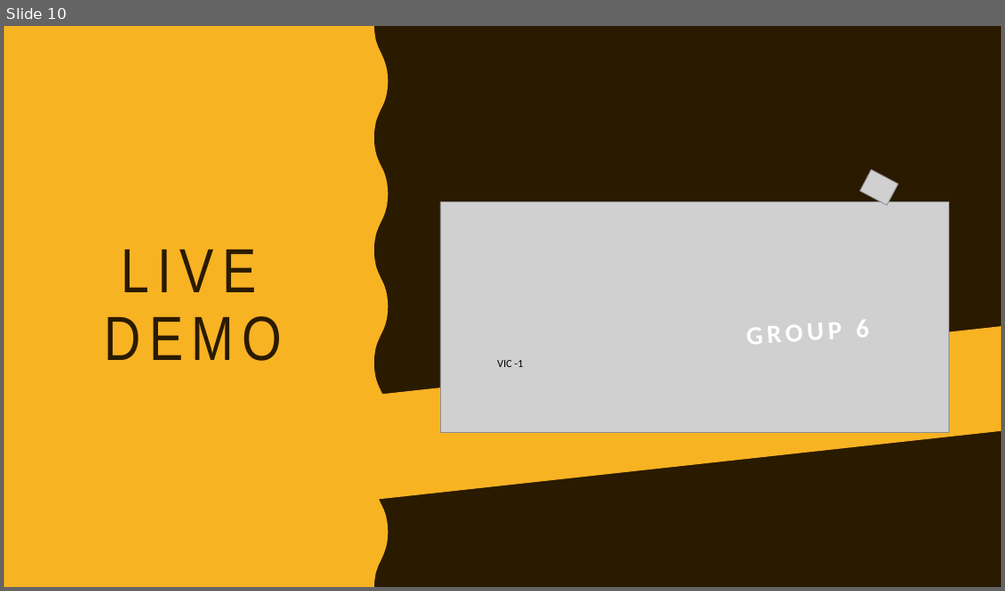
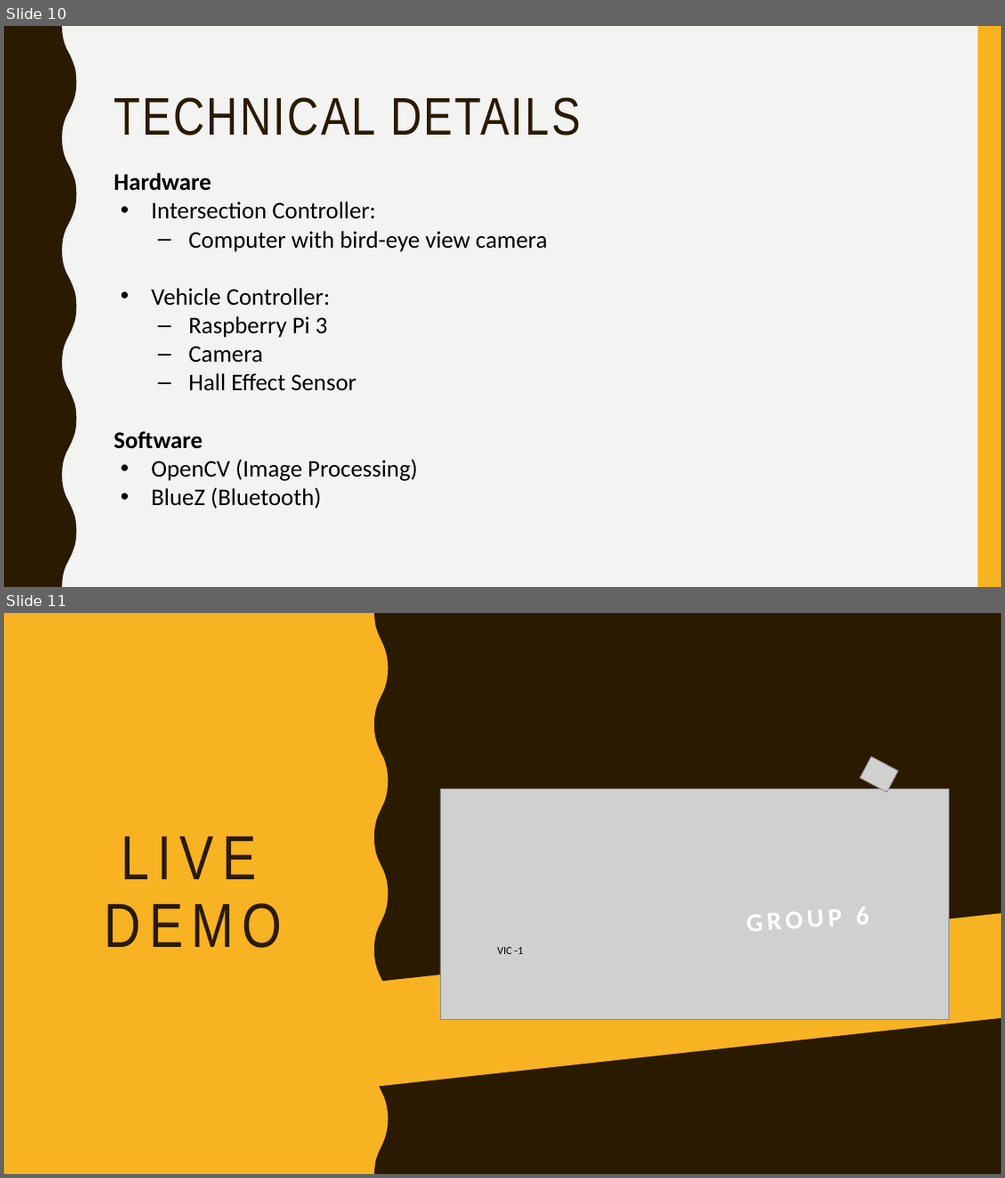
Before and after one commit to jean-lucas/vic, a slide deck: Presentation/Vehicle Intersection Control Presentation.pptx. Shown one above the other, each under a label of ours: slide 10 before the commit, slides 10 and 11 after it. The pictures are 1005x591 and 1005x1178 pixels, drawn with LibreOffice and Linux fonts; fonts in the diff are those of the drawing; grey boxes stand for pictures. Boxes give left, top, right and bottom in pixels: in the first picture for what was removed or moved away, otherwise in the second. Text is boxed around its words. In the diff, an @@ line names an element or a change of style, - is before the commit and + after.

```diff
--- a/Presentation/Vehicle Intersection Control Presentation.pptx
+++ b/Presentation/Vehicle Intersection Control Presentation.pptx
@@ slide 10 added at <box>4,26,1001,587</box>, background #F3F3F2 @@
@@ freeform shape added at <box>4,26,77,587</box>, fill #2A1A00 @@
@@ rectangle added at <box>978,26,1001,587</box>, fill #F8B323 @@
@@ title added at <box>113,97,580,135</box>, 51 pt, text #2A1A00 @@
+TECHNICAL DETAILS
@@ text added at <box>113,173,547,508</box>, 23 pt, text #000000 @@
+Hardware
+• Intersection Controller:
+  – Computer with bird-eye view camera
+• Vehicle Controller:
+  – Raspberry Pi 3
+  – Camera
+  – Hall Effect Sensor
+Software
+• OpenCV (Image Processing)
+• BlueZ (Bluetooth)
@@ what was slide 10 is now slide 11 @@
```
Also in this commit, not shown: 6 other slides added, 7 slides removed.
